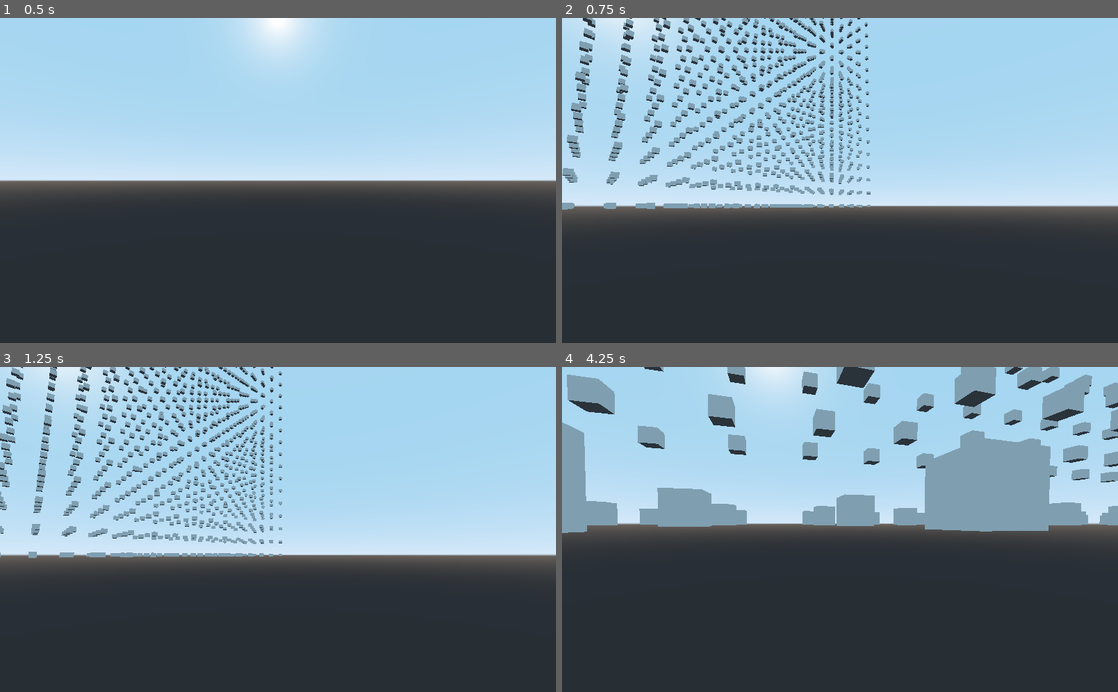
Above: before the commit, frames 1-4 (two rows, left to right).
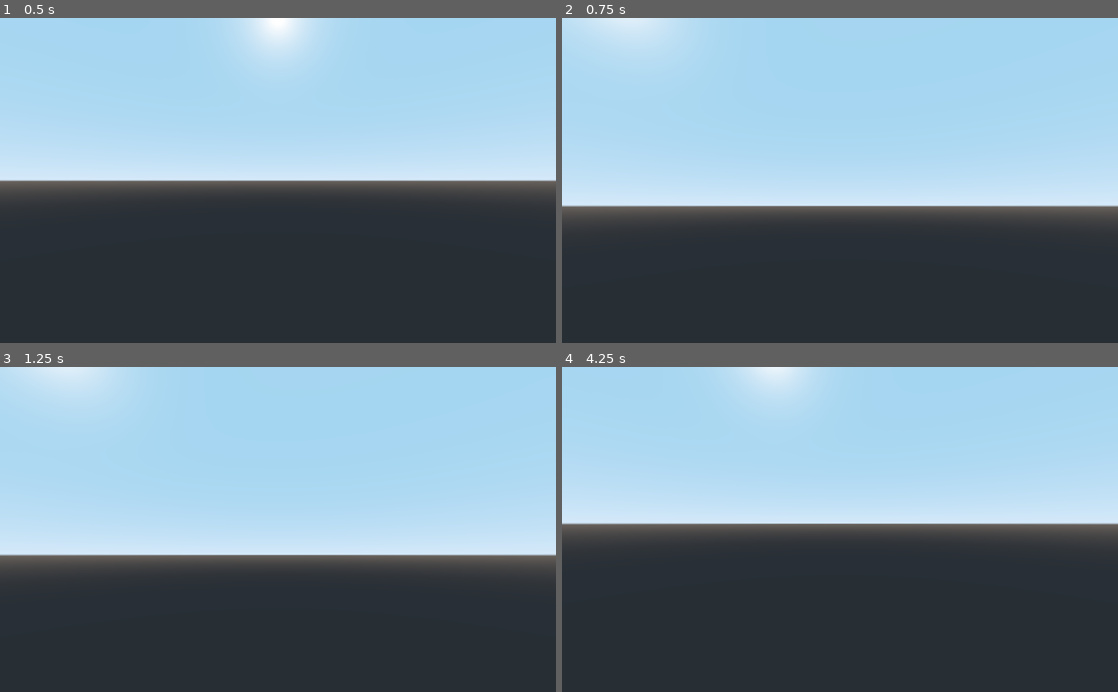
Above: after the commit, the same moments.

Repository: pragma-strict/Voxel-Playground-Godot
Game: Godot game, scene res://World.tscn
Two runs of this game, one before a commit and one after it. Both use one fixed random seed, a clock stepped at 60 frames per second and the inputs below.
Inputs (mouse positions are in pixels of both pictures, inside the frame that each line leads up to):
- Up to frame 1 (0.5 s): no input
- Up to frame 2 (0.75 s): tap Enter at 0.5 s; move the mouse to (962, 164) at 0.52 s; hold D (move_right) from 0.53 s (still down); hold Space from 0.53 s (still down); click (962, 164) at 0.67 s
- Up to frame 3 (1.25 s): keep holding D (move_right); keep holding Space
- Up to frame 4 (4.25 s): move the mouse to (812, 529) at 1.27 s; release D (move_right) at 1.28 s; release Space at 1.28 s; hold W (move_forward) from 1.28 s (still down); tap Space at 1.35, 1.52, 1.82, 2.85, 3.02, 3.32 s; move the mouse to (851, 523) at 2.02 s; hold Space 2.03-2.78 s; move the mouse to (834, 536) at 2.77 s; move the mouse to (878, 532) at 3.52 s; hold Space from 3.53 s (still down)

Frame 1 is identical in both runs. In frame 2, 8.1% of the frame differs, in the area x 0-56%, y 0-59%; in frame 3, 7.3%; in frame 4, 18%, in the area x 0-100%, y 0-52%.
Error after the commit: Invalid call. Nonexistent function 'instance' in base 'Nil'. (res://Generator.gd:39)

Commit message:
Add scene for cells

Diff:
--- /dev/null
+++ b/Cell.tscn
@@ -0,0 +1,7 @@
+[gd_scene load_steps=2 format=2]
+
+[sub_resource type="CubeMesh" id=1]
+
+[node name="Cube" type="MeshInstance"]
+mesh = SubResource( 1 )
+material/0 = null
--- a/Generator.gd
+++ b/Generator.gd
@@ -7,6 +7,7 @@
 export var cell_size = 1
 export var chunk_width = 16
 export var chunk_height = 4
+export(PackedScene) var cell_scene
 
 var stride_x
 var stride_y
@@ -27,8 +28,6 @@
 		generate_cells()
 		generate_cell_nodes()
 		b_generated = true
-	if(Input.is_key_pressed(KEY_A)):
-		print_tree_pretty()
 
 func generate_cells():
 	for i in range(chunk_width * chunk_width * chunk_height):
@@ -37,13 +36,11 @@
 
 func generate_cell_nodes():
 	for i in range(len(cells)):
-		var node = MeshInstance.new()
-		node.mesh = CubeMesh.new()
+		var node = cell_scene.instance()
 		var position = cell_index_to_coordinate(i) * cell_size
 		node.translate(position)
 		node.scale = Vector3(cell_size * 0.1, cell_size * 0.1, cell_size * 0.1)
 		add_child(node)
-		print("Created cube mesh at: ", position)
 
 #TODO Make this function actually work. Or, generally, figure out how the cubes are actually being displayed.
 func cell_index_to_coordinate(index:int):
